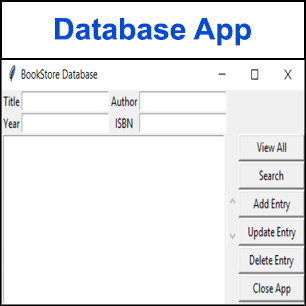
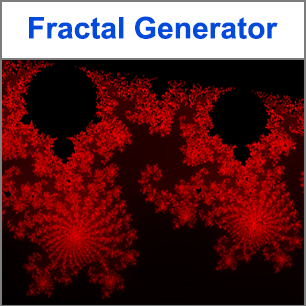
Before/after of a 306 × 306 layered artwork. What changed in the layer stack:
renamed "Database App" to "Fractal Generator", painted on it over [left=29, top=16, right=278, bottom=46]
added layer "Layer 12" above "Layer 11" over [left=0, top=56, right=306, bottom=306]
hid "Layer 11" over [left=0, top=57, right=306, bottom=306]
